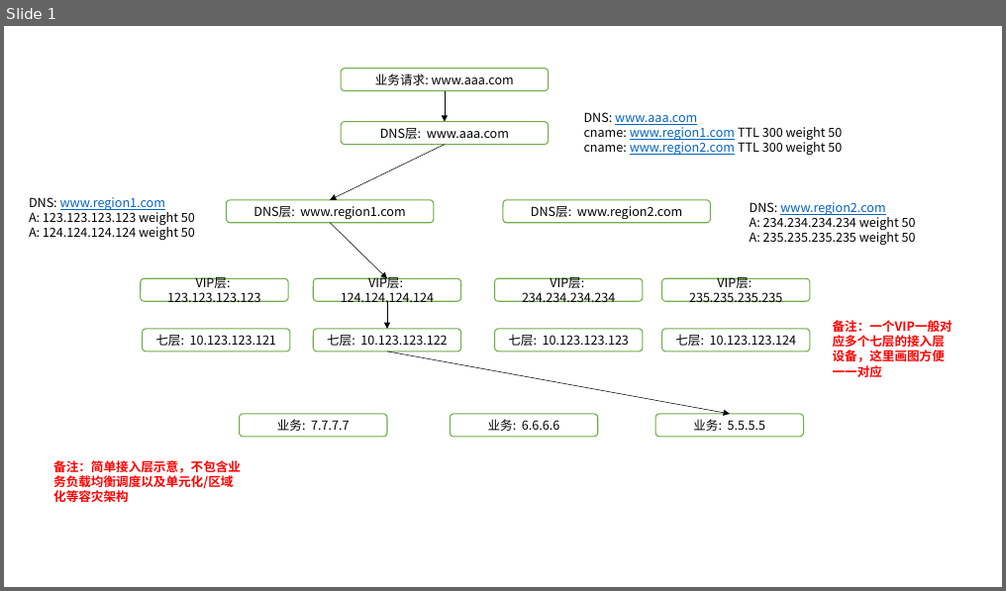
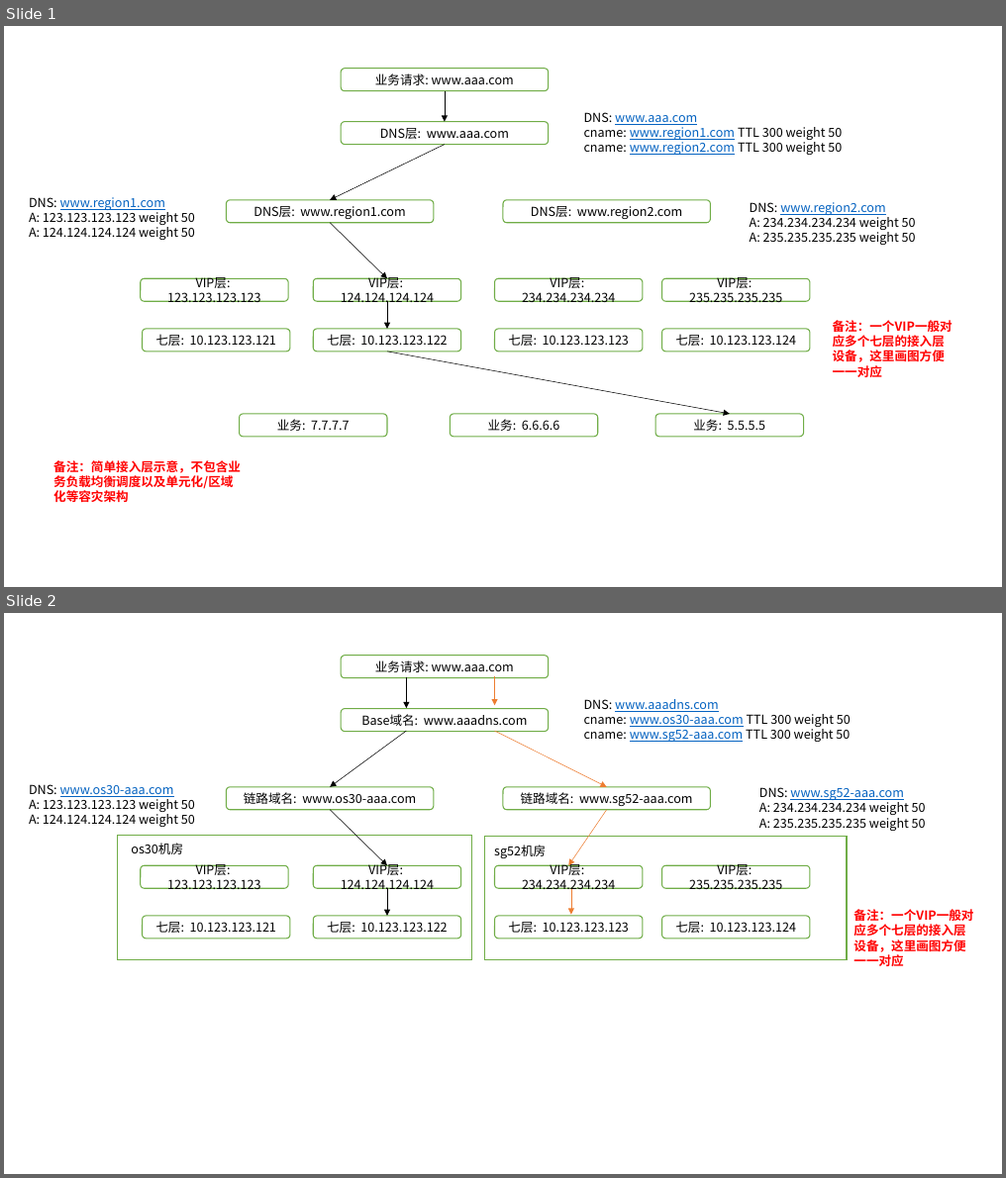
Before and after one commit to MeRcy-PM/record, a slide deck: ppt/tmp_ppt.pptx. Shown one above the other, each under a label of ours: slide 1 before the commit, slides 1 and 2 after it. The pictures are 1006x591 and 1006x1178 pixels, drawn with LibreOffice and Linux fonts; fonts in the diff are those of the drawing. Boxes give left, top, right and bottom in pixels: in the first picture for what was removed or moved away, otherwise in the second. Text is boxed around its words. In the diff, an @@ line names an element or a change of style, - is before the commit and + after.

```diff
--- a/ppt/tmp_ppt.pptx
+++ b/ppt/tmp_ppt.pptx
@@ slide 2 added at box(4, 613, 1002, 1174), background #FFFFFF @@
@@ rounded rectangle added at box(341, 655, 548, 677), fill #FFFFFF, outline #70AD47 1 pt, 12 pt, text #000000 @@
+业务请求: www.aaa.com
@@ arrow added from (407, 677) to (407, 708), #000000 0.5 pt @@
@@ arrow added from (495, 676) to (495, 705), #ED7D31 0.5 pt @@
@@ text added at box(584, 699, 850, 742), 12 pt, text #0563C1, underline @@
+DNS: www.aaadns.com
+cname: www.os30-aaa.com TTL 300 weight 50
+cname: www.sg52-aaa.com TTL 300 weight 50
@@ arrow added from (407, 731) to (330, 787), #000000 0.5 pt @@
@@ rounded rectangle added at box(341, 709, 548, 731), fill #FFFFFF, outline #70AD47 1 pt, 12 pt, text #000000 @@
+Base域名: www.aaadns.com
@@ arrow added from (495, 731) to (607, 787), #ED7D31 0.5 pt @@
@@ text added at box(29, 784, 195, 827), 12 pt, text #000000 @@
+DNS: www.os30-aaa.com
+A: 123.123.123.123 weight 50
+A: 124.124.124.124 weight 50
@@ rounded rectangle added at box(227, 787, 434, 810), fill #FFFFFF, outline #70AD47 1 pt, 12 pt, text #000000 @@
+链路域名: www.os30-aaa.com
@@ rounded rectangle added at box(503, 787, 711, 810), fill #FFFFFF, outline #70AD47 1 pt, 12 pt, text #000000 @@
+链路域名: www.sg52-aaa.com
@@ text added at box(759, 787, 926, 831), 12 pt, text #000000 @@
+DNS: www.sg52-aaa.com
+A: 234.234.234.234 weight 50
+A: 235.235.235.235 weight 50
@@ arrow added from (330, 810) to (387, 866), #000000 0.5 pt @@
@@ arrow added from (607, 810) to (568, 866), #ED7D31 0.5 pt @@
@@ rectangle added at box(118, 836, 472, 960), fill #FFFFFF, outline #70AD47 1 pt @@
@@ text added at box(131, 843, 183, 855), 12 pt, text #000000 @@
+os30机房
@@ rectangle added at box(484, 836, 846, 960), fill #FFFFFF, outline #70AD47 1 pt @@
@@ text added at box(494, 845, 546, 859), 12 pt, text #000000 @@
+sg52机房
@@ rounded rectangle added at box(141, 866, 288, 888), fill #FFFFFF, outline #70AD47 1 pt, 12 pt, text #000000 @@
+VIP层: 123.123.123.123
@@ rounded rectangle added at box(313, 866, 461, 888), fill #FFFFFF, outline #70AD47 1 pt, 12 pt, text #000000 @@
+VIP层: 124.124.124.124
@@ rounded rectangle added at box(495, 866, 644, 888), fill #FFFFFF, outline #70AD47 1 pt, 12 pt, text #000000 @@
+VIP层: 234.234.234.234
@@ rounded rectangle added at box(662, 866, 810, 888), fill #FFFFFF, outline #70AD47 1 pt, 12 pt, text #000000 @@
+VIP层: 235.235.235.235
@@ arrow added from (387, 888) to (387, 916), #000000 0.5 pt @@
@@ arrow added from (571, 890) to (571, 915), #ED7D31 0.5 pt @@
@@ text added at box(853, 909, 973, 966), 12 pt, text #FF0000, bold @@
+备注：一个VIP一般对应多个七层的接入层设备，这里画图方便一一对应
@@ rounded rectangle added at box(143, 916, 291, 939), fill #FFFFFF, outline #70AD47 1 pt, 12 pt, text #000000 @@
+七层: 10.123.123.121
@@ rounded rectangle added at box(313, 916, 461, 939), fill #FFFFFF, outline #70AD47 1 pt, 12 pt, text #000000 @@
+七层: 10.123.123.122
@@ rounded rectangle added at box(495, 916, 644, 939), fill #FFFFFF, outline #70AD47 1 pt, 12 pt, text #000000 @@
+七层: 10.123.123.123
@@ rounded rectangle added at box(662, 916, 810, 939), fill #FFFFFF, outline #70AD47 1 pt, 12 pt, text #000000 @@
+七层: 10.123.123.124
```
Also in this commit, not shown: 1 other file.
